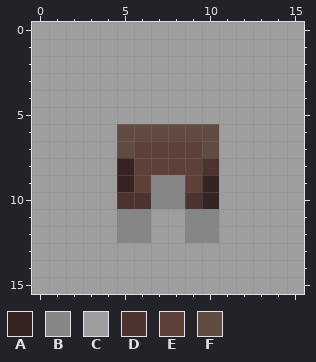
Two states of a pixel-art file, Assets/Art/Icons/Items/Equipment/Legs/Tattered Shorts Icon.aseprite. Above, as it was before the edit.
16x16 pixels, 1 frame.
Palette (. is transparent): A #362422  B #868686  C #9e9e9e  D #4d3330  E #5d4037  F #614b41
New version:
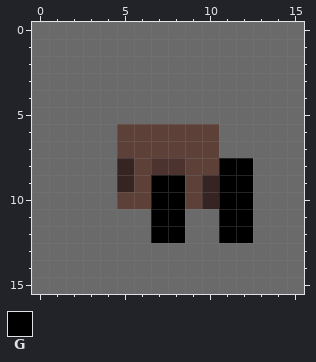
Colours new in this view: G #000000
From old to new:
layer "Shadow" removed
layer "Icon" removed
@@ palette @@
-C #9e9e9e
+C #6a6a6a
--- layer "Background"
@@ x 0..15 @@
  5 CCCCCCCCCCCCCCCC
- 6 CCCCCFFFFFFCCCCC
- 7 CCCCCFEEEEFCCCCC
- 8 CCCCCAEEEEDCCCCC
- 9 CCCCCAEBBEACCCCC
-10 CCCCCDDBBDACCCCC
-11 CCCCCBBCCBBCCCCC
-12 CCCCCBBCCBBCCCCC
+ 6 CCCCCEEEEEECCCCC
+ 7 CCCCCEEEEEECCCCC
+ 8 CCCCCAEDDEEGGCCC
+ 9 CCCCCAEGGEAGGCCC
+10 CCCCCEEGGEAGGCCC
+11 CCCCCCCGGCCGGCCC
+12 CCCCCCCGGCCGGCCC
 13 CCCCCCCCCCCCCCCC
Where, in picture pixels (left, top, right, bottom), the same in both pictures:
changed: (32, 22, 304, 294)
